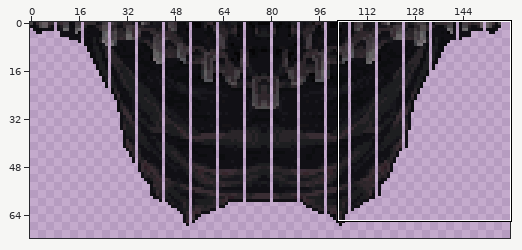
File history of a sprite sheet, Tiles/RoyalCapital/CurtainTop.png. Above: a wide view before the commit, with the close-up outlined.
Close-up. First the earlier version:
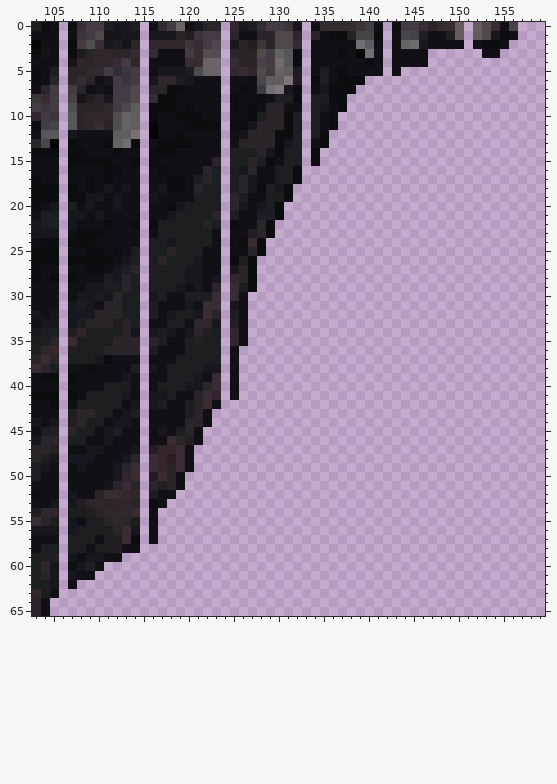
The file is 320x192 pixels, drawn in blocks of 2x2; one block is one cell here. Colours within 5 levels of each other are drawn and written as one. Shown: x 103..159, y 0..65. The wide view leaves out empty margins.
New version:
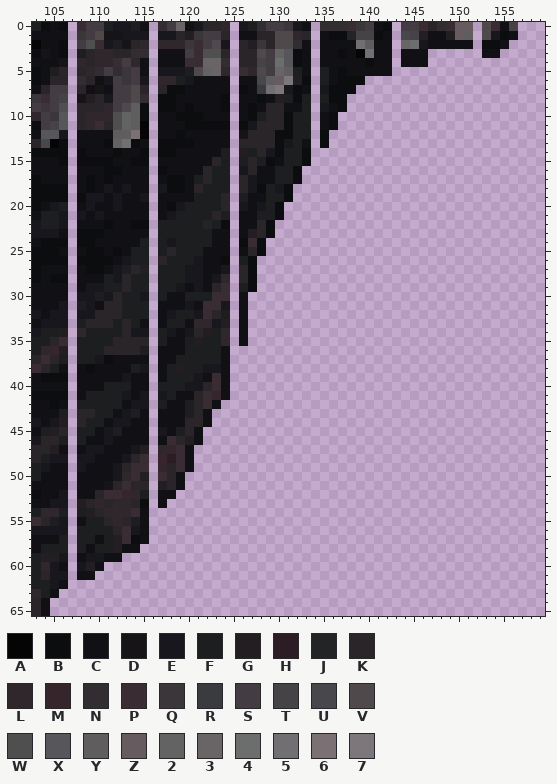
Palette (. is transparent): A #060506  B #0c0d0f  C #111015  D #171417  E #18171d  F #1d1e20  G #231e22  H #2c1c24  J #232426  K #2a2529  L #30272c  M #36252b  N #322d30  P #392d33  Q #3b3639  R #393b3f  S #433c42  T #454345  U #47474c  V #4f494b  W #4f4f4f  X #56565b  Y #605d5f  Z #665c60  2 #636363  3 #696567  4 #6c6d6d  5 #726f73  6 #7b7074  7 #7d767b
Change:
y 0: x 106..107 .B -> B.; x 115..116 .C -> C.; x 124..125 .L -> L.; x 133..134 .C -> C.; x 142..143 .B -> B.; x 151..152 .Z -> Z.
y 1: x 106..107 .C -> C.; x 115..116 .E -> E.; x 124..125 .K -> K.; x 133..134 .K -> K.; x 142..143 .C -> C.; x 151..152 .Y -> Y.
y 2: x 106..107 .B -> B.; x 115..116 .L -> L.; x 124..125 .E -> E.; x 133..134 .C -> C.; x 142..143 .C -> C.; x 151..152 .C -> C.
y 3: x 106..107 .B -> B.; x 115..116 .N -> N.; x 124..125 .K -> K.; x 133..134 .C -> C.; x 142..143 .C -> C.
y 4: x 106..107 .D -> D.; x 115..116 .C -> C.; x 124..125 .N -> N.; x 133..134 .C -> C.; x 142..143 .C -> C.
y 5: x 106..107 .K -> K.; x 115..116 .C -> C.; x 124..125 .L -> L.; x 133..134 .C -> C.; x 142..143 .C -> C.
y 6: x 106..107 .K -> K.; x 115..116 .E -> E.; x 124..125 .C -> C.; x 133..134 .B -> B.
y 7: x 106..107 .S -> S.; x 115..116 .K -> K.; x 124..125 .C -> C.; x 133..134 .C -> C.
y 8: x 106..107 .T -> T.; x 115..116 .N -> N.; x 124..125 .B -> B.; x 133..134 .F -> F.
y 9: x 106..107 .W -> W.; x 115..116 .B -> B.; x 124..125 .B -> B.; x 133..134 .F -> F.
y 10: x 106..107 .X -> X.; x 115..116 .B -> B.; x 124..125 .C -> C.; x 133..134 .F -> F.
y 11: x 106..107 .X -> X.; x 115..116 .A -> A.; x 124..125 .B -> B.; x 133..134 .F -> F.
y 12: x 106..107 .E -> E.; x 115..116 .A -> A.; x 124..125 .C -> C.; x 133..134 .F -> F.
y 13: x 106..107 .B -> B.; x 115..116 .C -> C.; x 124..125 .C -> C.; x 133..134 .C -> C.
y 14..15: x 106..107 .B -> B.; x 115..116 .B -> B.; x 124..125 .F -> F.; x 133..134 .B -> B.
y 16..17: x 106..107 .C -> C.; x 115..116 .C -> C.; x 124..125 .F -> F.
y 18: x 106..107 .B -> B.; x 115..116 .C -> C.; x 124..125 .F -> F.
y 19: x 106..107 .B -> B.; x 115..116 .E -> E.; x 124..125 .K -> K.
y 20: x 106..107 .F -> F.; x 115..116 .C -> C.; x 124..125 .K -> K.
y 21: x 106..107 .E -> E.; x 115..116 .C -> C.; x 124..125 .F -> F.
y 22: x 106..107 .E -> E.; x 115..116 .B -> B.; x 124..125 .B -> B.
y 23: x 106..107 .C -> C.; x 115..116 .C -> C.; x 124..125 .C -> C.
y 24: x 106..107 .B -> B.; x 115..116 .F -> F.; x 124..125 .C -> C.
y 25: x 106..107 .C -> C.; x 115..116 .F -> F.; x 124..125 .C -> C.
y 26: x 106..107 .B -> B.; x 115..116 .F -> F.; x 124..125 .B -> B.
y 27: x 106..107 .C -> C.; x 115..116 .G -> G.; x 124..125 .E -> E.
y 28: x 106..107 .B -> B.; x 115..116 .F -> F.; x 124..125 .L -> L.
y 29: x 106..107 .C -> C.; x 115..116 .F -> F.; x 124..125 .P -> P.
y 30: x 106..107 .C -> C.; x 115..116 .E -> E.; x 124..125 .P -> P.
y 31: x 106..107 .E -> E.; x 115..116 .F -> F.; x 124..125 .E -> E.
y 32: x 106..107 .E -> E.; x 115..116 .F -> F.; x 124..125 .F -> F.
y 33: x 106..107 .E -> E.; x 115..116 .C -> C.; x 124..125 .G -> G.
y 34: x 106..107 .G -> G.; x 115..116 .E -> E.; x 124..125 .L -> L.
y 35: x 106..107 .P -> P.; x 115..116 .K -> K.; x 124..125 .L -> L.
y 36: x 106..107 .G -> G.; x 115..116 .F -> F.; x 124..125 .C -> C.
y 37: x 106..107 .F -> F.; x 115..116 .C -> C.; x 124..125 .C -> C.
y 38: x 106..107 .C -> C.; x 115..116 .E -> E.; x 124..125 .C -> C.
y 39: x 106..107 .B -> B.; x 115..116 .C -> C.; x 124..125 .C -> C.
y 40: x 106..107 .C -> C.; x 115..116 .C -> C.; x 124..125 .C -> C.
y 41: x 106..107 .B -> B.; x 115..116 .E -> E.; x 124..125 .C -> C.
y 42: x 106..107 .C -> C.; x 115..116 .E -> E.
y 43: x 106..107 .F -> F.; x 115..116 .C -> C.
y 44: x 106..107 .G -> G.; x 115..116 .C -> C.
y 45: x 106..107 .K -> K.; x 115..116 .C -> C.
y 46: x 106..107 .F -> F.; x 115..116 .C -> C.
y 47: x 106..107 .C -> C.; x 115..116 .G -> G.
y 48: x 106..107 .E -> E.; x 115..116 .P -> P.
y 49: x 106..107 .C -> C.; x 115..116 .P -> P.
y 50: x 106..107 .C -> C.; x 115..116 .G -> G.
y 51: x 106..107 .C -> C.; x 115..116 .K -> K.
y 52: x 106..107 .E -> E.; x 115..116 .F -> F.
y 53: x 106..107 .E -> E.; x 115..116 .B -> B.
y 54: x 106..107 .F -> F.; x 115..116 .C -> C.
y 55..56: x 106..107 .E -> E.; x 115..116 .C -> C.
y 57: x 106..107 .F -> F.; x 115..116 .C -> C.
y 58: x 106..107 .F -> F.
y 59: x 106..107 .E -> E.
y 60: x 106..107 .C -> C.
y 61: x 106..107 .E -> E.
y 62: x 106..107 .C -> C.
